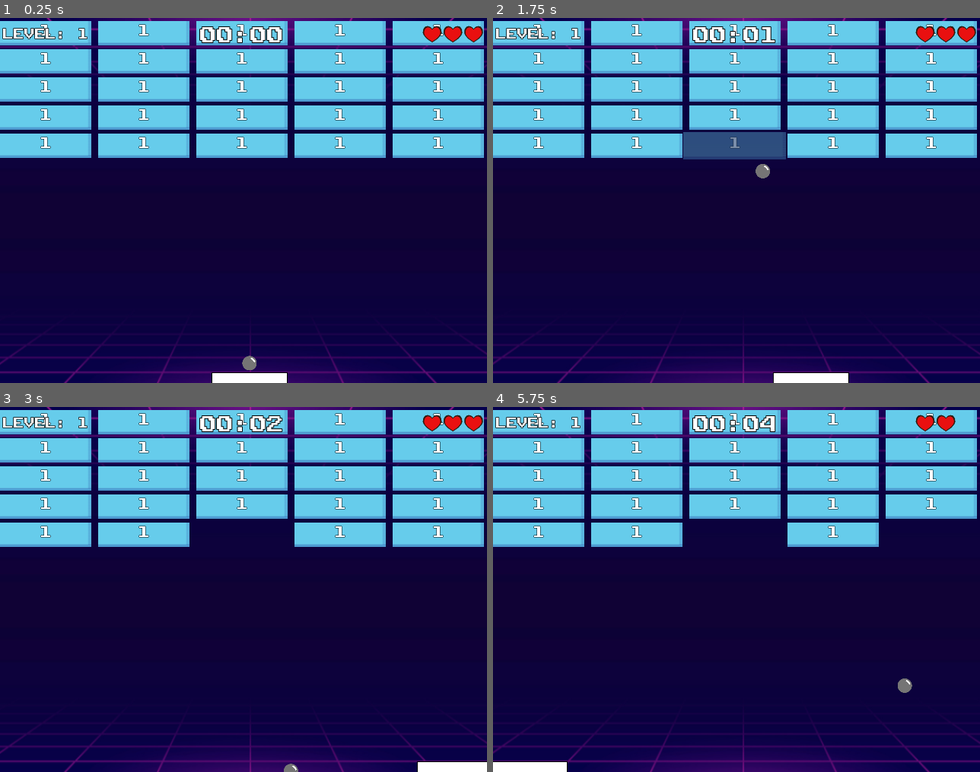
Above: before the commit, frames 1-4 (two rows, left to right).
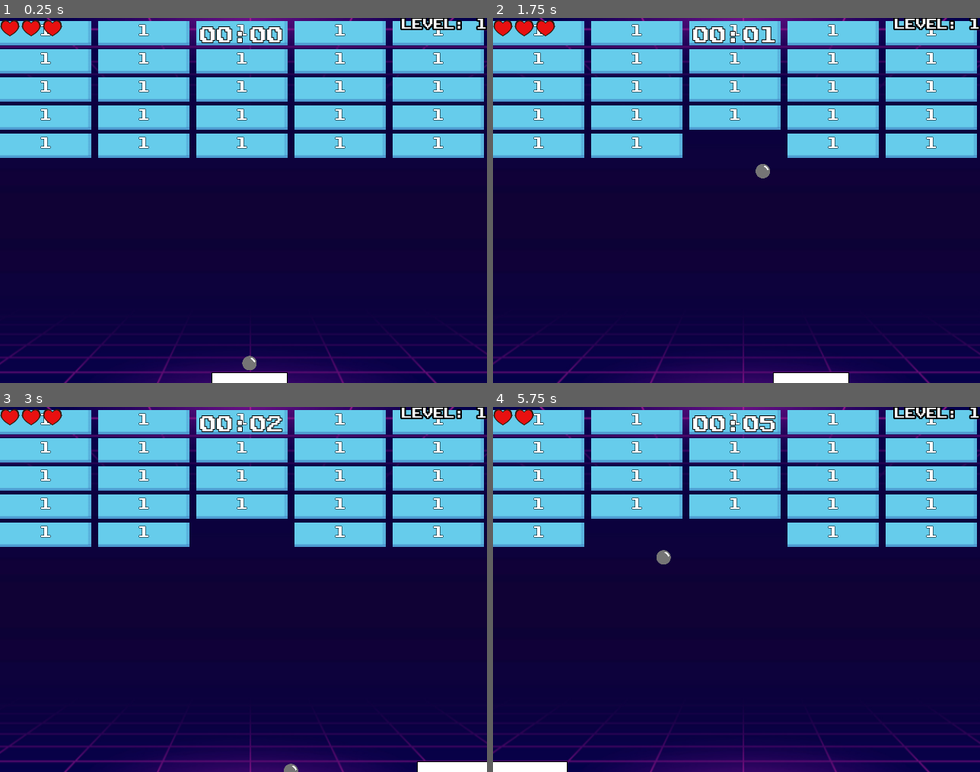
Above: after the commit, the same moments.

Repository: fabiolrodriguez/roguebrick
Game: Godot game, scene res://scenes/wrold.tscn
Two runs of this game, one before a commit and one after it. Both use one fixed random seed, a clock stepped at 60 frames per second and the inputs below.
Inputs (mouse positions are in pixels of both pictures, inside the frame that each line leads up to):
- Up to frame 1 (0.25 s): no input
- Up to frame 2 (1.75 s): tap Enter (ui_accept) at 0.5, 0.77, 1.52 s; move the mouse to (843, 182) at 0.52 s; hold Right (ui_right) 0.53-1.28 s; move the mouse to (639, 218) at 1.27 s; hold Left (ui_left) from 1.28 s (still down)
- Up to frame 3 (3 s): move the mouse to (292, 509) at 2.02 s; release Left (ui_left) at 2.03 s; hold Right (ui_right) from 2.03 s (still down); move the mouse to (219, 662) at 2.77 s
- Up to frame 4 (5.75 s): tap Enter (ui_accept) at 3.02, 3.5, 3.77, 4.52 s; move the mouse to (882, 644) at 3.52 s; release Right (ui_right) at 3.53 s; hold Left (ui_left) from 3.53 s (still down); move the mouse to (590, 534) at 4.27 s; move the mouse to (760, 589) at 5.02 s

The runs differ from the first frame. In frame 1, 1.3% of the frame differs, in the area x 0-100%, y 0-7%; in frame 2, 2.9%; in frame 3, 1.3%; in frame 4, 3.9%, in the area x 0-100%, y 0-79%.

Commit message:
bug fixes and hud improvements

Diff:
--- a/scenes/wrold.tscn
+++ b/scenes/wrold.tscn
@@ -28,9 +28,10 @@
 shadow_size = 3
 
 [sub_resource type="LabelSettings" id="LabelSettings_n654h"]
+line_spacing = 2.0
 font = ExtResource("5_w7a3i")
 font_size = 14
-outline_size = 3
+outline_size = 8
 outline_color = Color(0, 0, 0, 1)
 shadow_size = 3
 
@@ -133,12 +134,15 @@
 label_settings = SubResource("LabelSettings_f3pje")
 
 [node name="Label" type="Label" parent="hud" unique_id=951694865]
-offset_left = 4.0
-offset_top = 13.0
-offset_right = 132.0
-offset_bottom = 36.0
+anchors_preset = 1
+anchor_left = 1.0
+anchor_right = 1.0
+offset_left = -128.0
+offset_bottom = 23.0
+grow_horizontal = 0
 text = "LEVEL: 1"
 label_settings = SubResource("LabelSettings_n654h")
+horizontal_alignment = 2
 
 [node name="TimerLabel" type="Label" parent="hud" unique_id=1363404169]
 offset_left = 263.0
@@ -149,15 +153,11 @@
 label_settings = SubResource("LabelSettings_vdhx6")
 
 [node name="LivesContainer" type="HBoxContainer" parent="hud" unique_id=33155657]
-anchors_preset = 1
-anchor_left = 1.0
+anchors_preset = 10
 anchor_right = 1.0
-offset_left = -85.0
-offset_top = 7.9999995
-offset_right = 115.0
-offset_bottom = 72.0
-grow_horizontal = 0
+grow_horizontal = 2
 scale = Vector2(0.4, 0.4)
+theme_override_constants/separation = 6
 
 [node name="dead" type="CanvasLayer" parent="." unique_id=2122854333]
 process_mode = 2
--- a/scripts/brick.gd
+++ b/scripts/brick.gd
@@ -22,7 +22,7 @@
 		destroy_brick.play()
 		destroyed.emit()
 		play_destroy_effect()
-		#queue_free()
+		queue_free()
 	else:
 		hit_brick.play()
 		update_visual()
--- a/scripts/main.gd
+++ b/scripts/main.gd
@@ -291,6 +291,7 @@
 		# disable upgrades
 		bola.disable_magnet()
 		bola.disable_piercing()
+		await get_tree().create_timer(1).timeout
 		bola.call_deferred("stick_to_player", ball_speed)
 		timer_running = false
 		call_deferred("check_remaining_balls")
@@ -398,4 +399,5 @@
 		if lives <= 0:
 			check_lives()
 		else:
+			await get_tree().create_timer(1).timeout
 			bola.call_deferred("stick_to_player", ball_speed)
